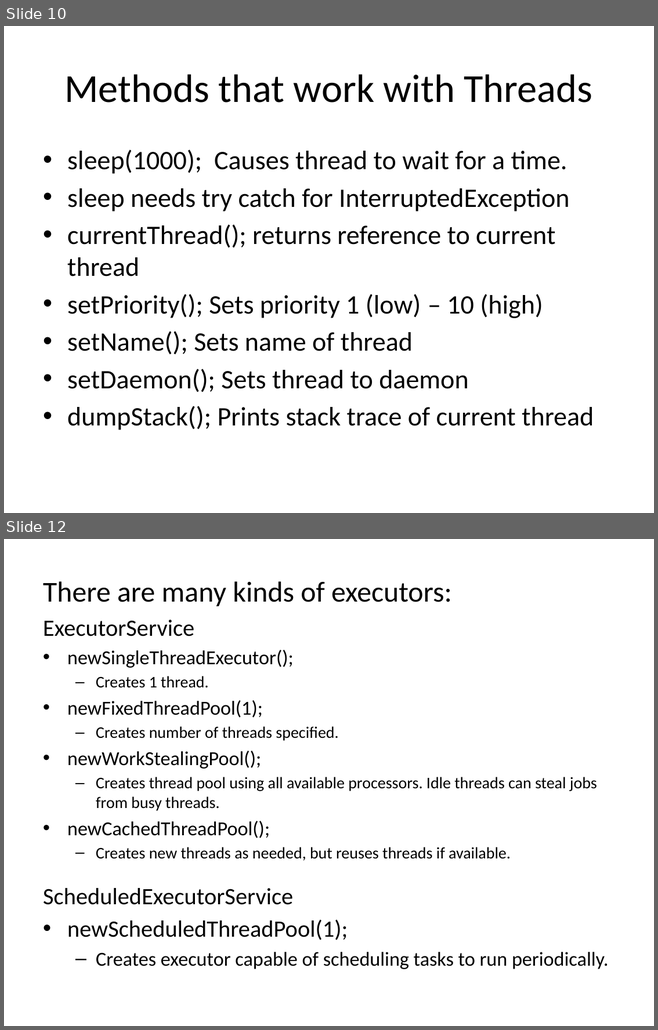
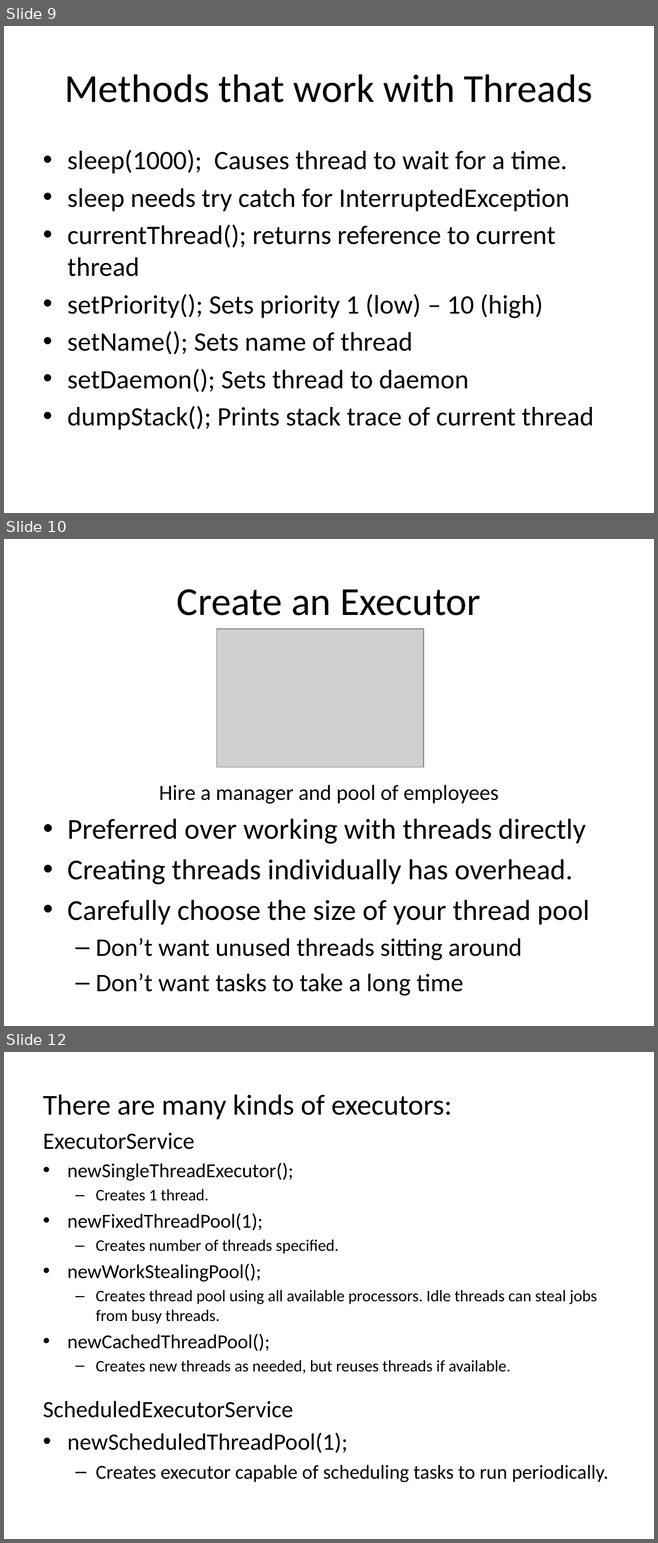
Before and after one commit to Moldenhauer-Rebecca/CIT360-Group2, a slide deck: ThreadsRunnablesExecutors.pptx. Shown one above the other, each under a label of ours: slides 10 and 12 before the commit, slides 9, 10 and 12 after it; the slides between them are not shown. The pictures are 658x1030 and 658x1543 pixels, drawn with LibreOffice and Linux fonts; fonts in the diff are those of the drawing; grey boxes stand for pictures. Boxes give left, top, right and bottom in pixels: in the first picture for what was removed or moved away, otherwise in the second. Text is boxed around its words. In the diff, an @@ line names an element or a change of style, - is before the commit and + after.

Commit message:
Update Threading Powerpoint

```diff
--- a/ThreadsRunnablesExecutors.pptx
+++ b/ThreadsRunnablesExecutors.pptx
@@ slide 10 added at [4, 539, 654, 1026], background #FFFFFF @@
@@ title added at [177, 589, 480, 616], 44 pt, text #000000 @@
+Create an Executor
@@ picture added at [216, 629, 424, 767] @@
@@ text added at [67, 785, 589, 996], 32 pt, text #000000 @@
+Hire a manager and pool of employees
+• Preferred over working with threads directly
+• Creating threads individually has overhead.
+• Carefully choose the size of your thread pool
+  – Don’t want unused threads sitting around
+  – Don’t want tasks to take a long time
@@ what was slide 10 is now slide 9 @@
```
Also in this commit, not shown: 6 slides changed, 2 other slides added, 3 slides removed.
